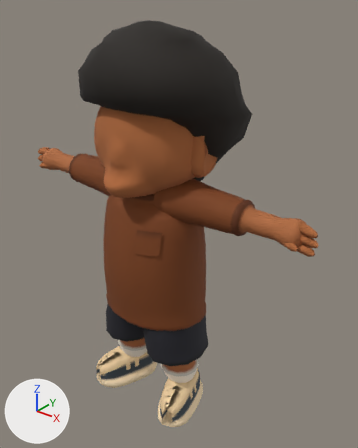
What one commit did to the glTF model public/v2/models/kid_grizz.glb.
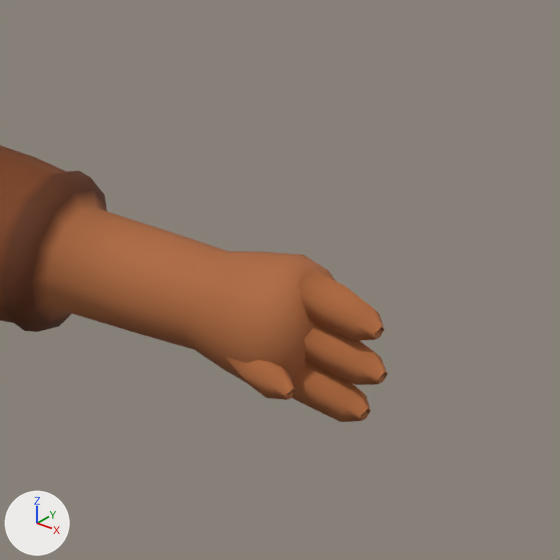
The first picture shows the older version from a 50 mm camera at (2.99, -3.34, 4.27) aimed at (0.13, 0.24, 2.05). The close-ups show the older and then the newer version on the part from 64% to 100% of the width and 36% to 64% of the height of that picture. Only the edits that show in the close-ups are written down. Lighting does not change. The marker at lower left points along +X, +Y and +Z. Objects named as collision shapes, trigger or cutter boxes, shadow casters or lower levels of detail are left out. Vertices at exactly the same position are counted once.

In view in the first close-up: 'kid_grizz_LOD0'.
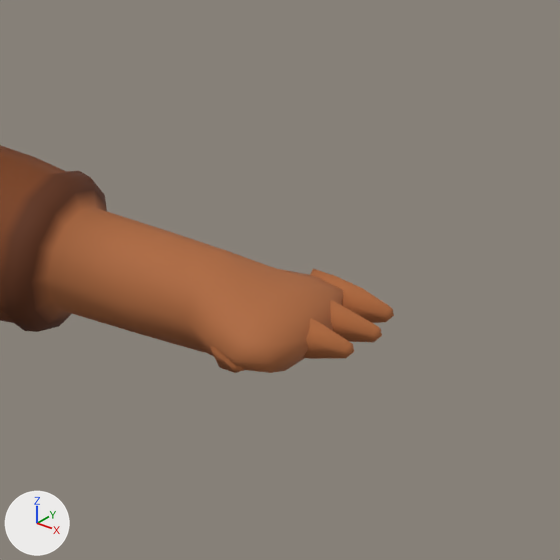
Boxes [x1, y1, x2, y2] around the edits, measured in the close-ups (560 x 560 px; the box of a moved part takes in the faces that stretch with it):
'kid_grizz_LOD0', reshaped: before [0, 145, 387, 422]; after [0, 145, 394, 373]
part 1 of me_kid_grizz_lod0_mesh_001, moved or reshaped: before [185, 251, 387, 422]; after [185, 251, 394, 373]

The change, as a list of edits to the scene's bpy script:
```text
Change me_kid_grizz_lod0_mesh_001:
    used by ob_kid_grizz_lod0; location = (0.0, 0.0, 0.0)
    remove me_kid_grizz_lod0_mesh_001.from_pydata(...)  # 3475 vertices, 6604 faces; spans x -1.73..1.73, y -0.57..0.78, z 0.01..3.99
    add me_kid_grizz_lod0_mesh_001.from_pydata(...)  # 3475 vertices, 6604 faces; spans x -1.67..1.67, y -0.57..0.78, z 0.01..3.99
    me_kid_grizz_lod0_mesh_001 part 1: 124 of 3475 vertices moved; they spanned x 1.43..1.73, y -0.15..0.13, z 2.34..2.6 and now span x 1.37..1.67, y -0.18..0.2, z 2.4..2.55; mean shift (-0.05, 0.05, 0.01); largest move (1.68, 0.0, 2.38) -> (1.59, 0.19, 2.48)
    other edits to the shape of me_kid_grizz_lod0_mesh_001 do not show in these pictures
```
